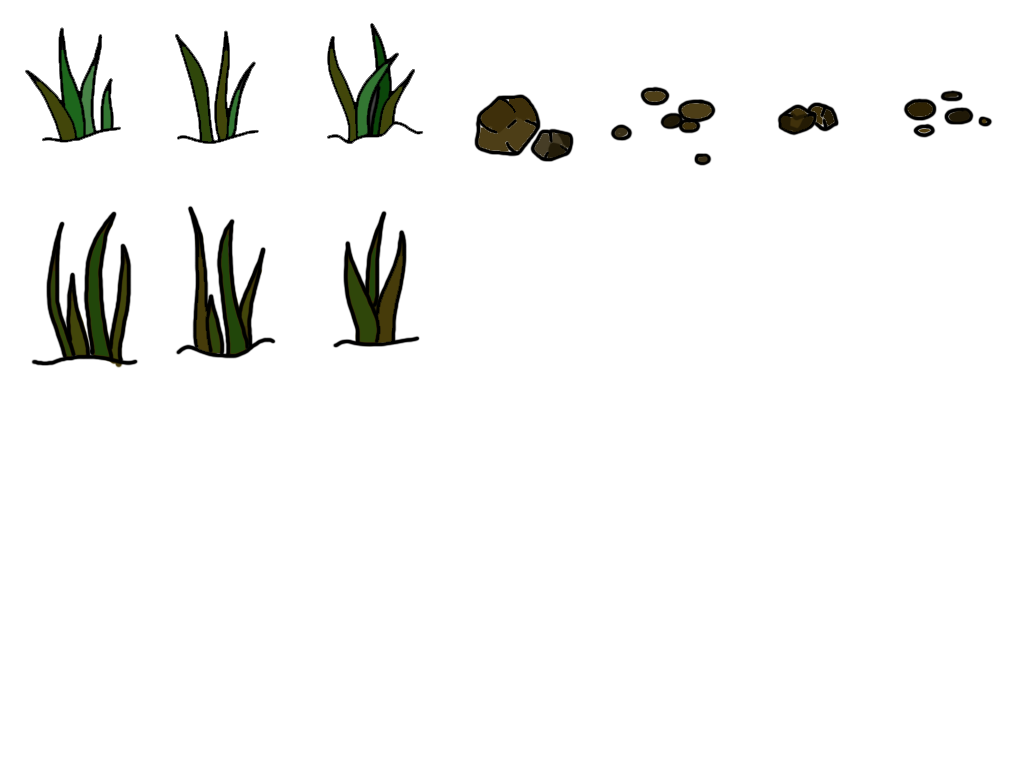
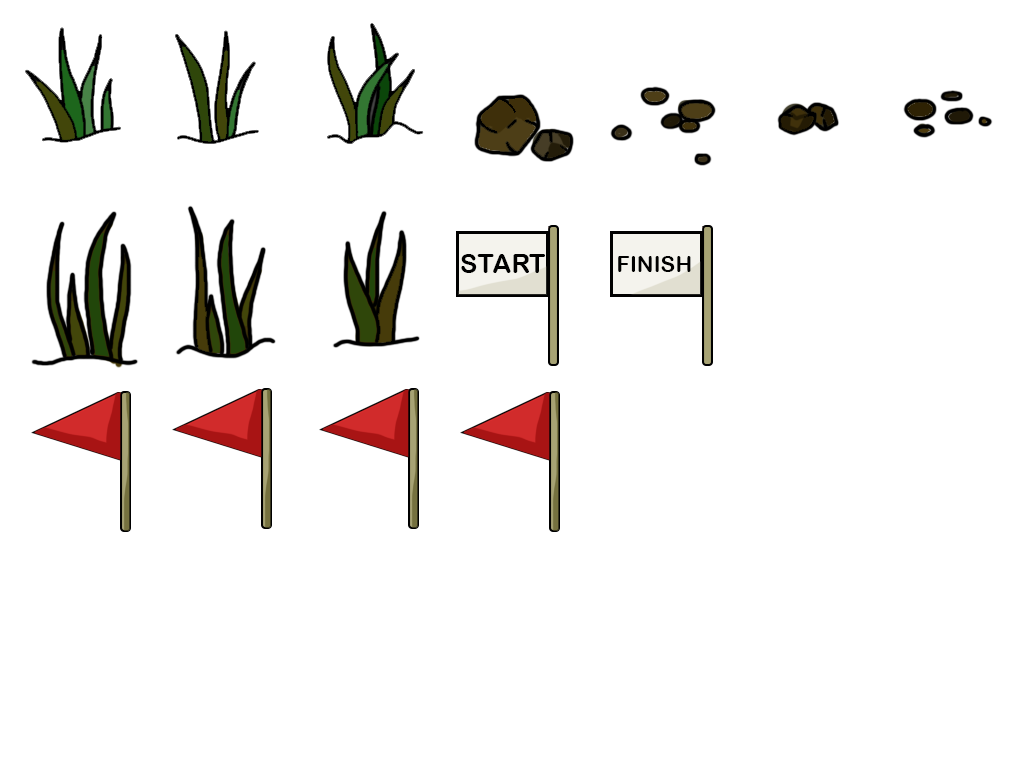
The second w=1035, h=775 image is a revision of the first. Changes to its layers:
added layer "START" above "flag" over <box>461,254,545,273</box>
added layer "flag" (1st of 4) above "flag" over <box>460,391,560,532</box>
added layer "flag" (2nd of 4) above "flag" over <box>319,388,419,529</box>
added layer "flag" (3rd of 4) above "flag" over <box>172,388,272,529</box>
added layer "flag" (4th of 4) above "FINISH" over <box>31,391,131,532</box>
added layer "FINISH" above "Rectangle 1" over <box>618,256,691,272</box>
added layer "Rectangle 1" (1st of 2) above "Rectangle 1" over <box>610,225,713,366</box>
added layer "Rectangle 1" (2nd of 2) above "Layer 5" over <box>456,225,559,366</box>
painted on "Layer 4" over <box>476,99,962,158</box>
